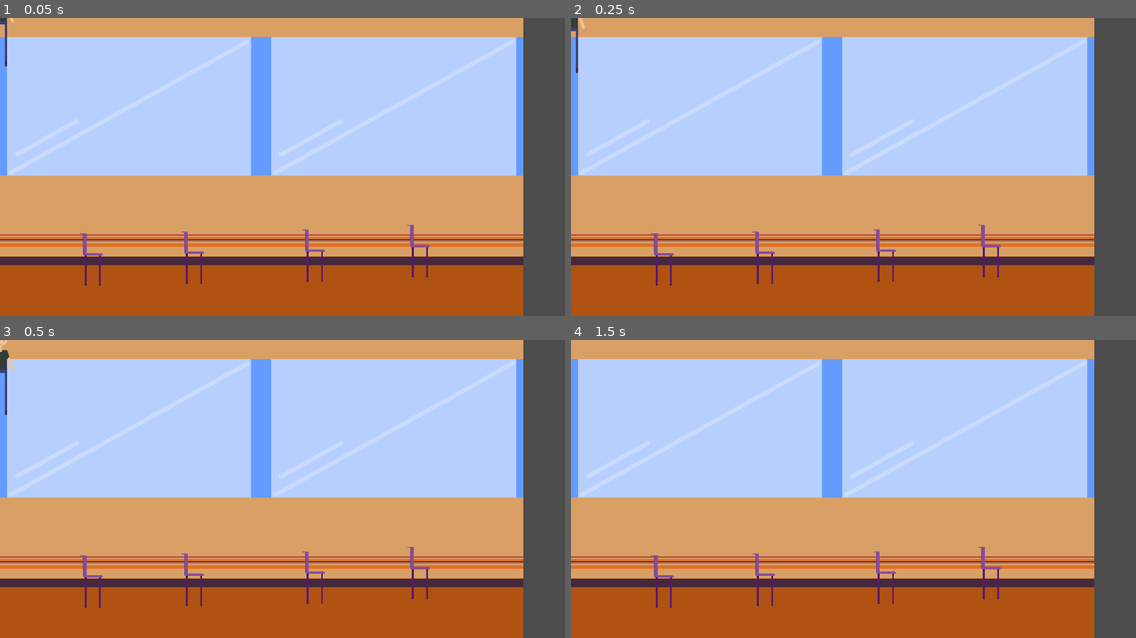
Above: before the commit, frames 1-4 (two rows, left to right).
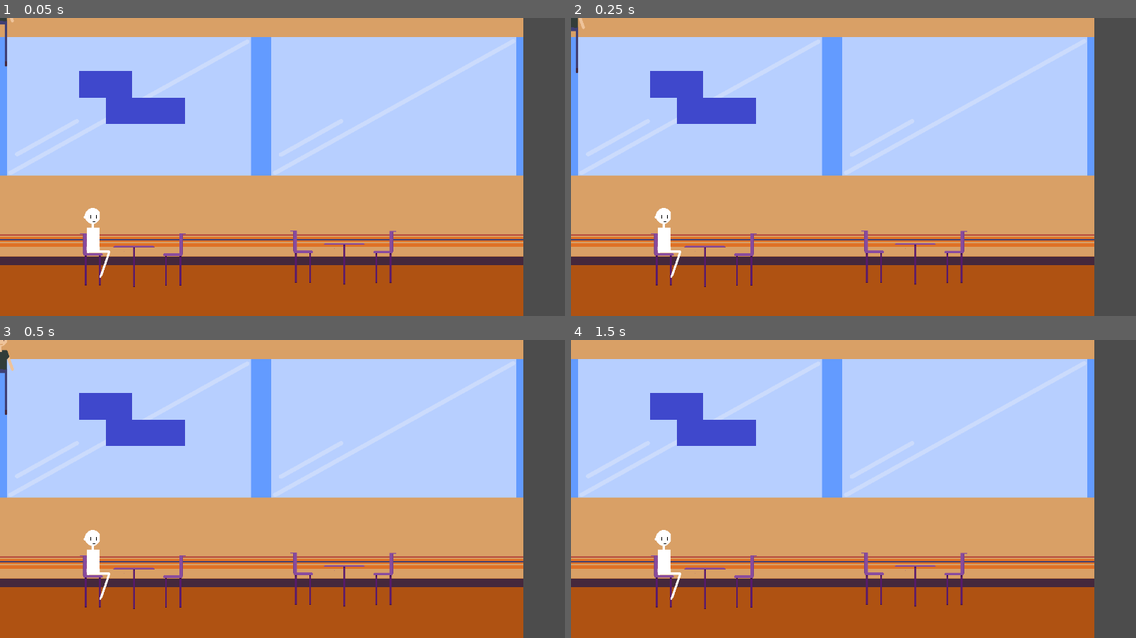
Above: after the commit, the same moments.

Repository: orangeorigins/gamejam_rpg
Game: Godot game, scene res://Scenes/DC.tscn
Same seed, same stepped clock (60 frames per second), same inputs: the game is played once before the commit and once after it.
Inputs:
- Up to frame 1 (0.05 s): no input
- Up to frame 2 (0.25 s): no input
- Up to frame 3 (0.5 s): no input
- Up to frame 4 (1.5 s): hold D (right) from 0.53 s (still down); tap W (up) at 0.6, 0.77, 1.07, 1.35 s; tap Enter at 1.25 s

The runs differ from the first frame. In frame 1, 3.5% of the frame differs, in the area x 14-77%, y 17-91%; in frame 2, 3.5%; in frame 3, 3.5%; in frame 4, 3.5%.

Commit message:
Refined player movement

Diff:
--- a/project/Scenes/Chair.tscn
+++ b/project/Scenes/Chair.tscn
@@ -12,4 +12,4 @@
 
 [node name="CollisionPolygon2D" type="CollisionPolygon2D" parent="StaticBody2D"]
 position = Vector2( -0.673569, -0.370056 )
-polygon = PoolVector2Array( -34.4369, -9.0768, -20.9147, -8.64752, -20.0561, 36.856, 18.1496, 36.856, 18.5789, 116.916, -35.5101, 115.414 )
+polygon = PoolVector2Array( -34.4369, -9.0768, -20.9147, -8.64752, -19.3264, 40.3701, 20.6736, 40.3701, 14.1508, 116.723, -24.9352, 117.187 )
--- /dev/null
+++ b/project/Scenes/DC Table.tscn
@@ -0,0 +1,15 @@
+[gd_scene load_steps=3 format=2]
+
+[ext_resource path="res://Art/DC Table..png" type="Texture" id=1]
+
+[sub_resource type="RectangleShape2D" id=1]
+extents = Vector2( 47.6319, 50 )
+
+[node name="DC Table" type="Sprite"]
+texture = ExtResource( 1 )
+
+[node name="StaticBody2D" type="StaticBody2D" parent="."]
+
+[node name="CollisionShape2D" type="CollisionShape2D" parent="StaticBody2D"]
+position = Vector2( 0, 67.0732 )
+shape = SubResource( 1 )
--- a/project/Scenes/DC.tscn
+++ b/project/Scenes/DC.tscn
@@ -1,9 +1,11 @@
-[gd_scene load_steps=5 format=2]
+[gd_scene load_steps=7 format=2]
 
 [ext_resource path="res://Art/Background_DC.png" type="Texture" id=1]
 [ext_resource path="res://Scenes/Player.tscn" type="PackedScene" id=2]
 [ext_resource path="res://tile_set.res" type="TileSet" id=3]
 [ext_resource path="res://Scenes/Chair.tscn" type="PackedScene" id=4]
+[ext_resource path="res://Scenes/DC Table.tscn" type="PackedScene" id=5]
+[ext_resource path="res://Art/NPC SITTING.png" type="Texture" id=6]
 
 [node name="DC" type="Node2D"]
 
@@ -19,7 +21,7 @@
 [node name="TileMap" type="TileMap" parent="."]
 tile_set = ExtResource( 3 )
 format = 1
-tile_data = PoolIntArray( 655360, 2, 0, 655361, 2, 0, 655362, 2, 0 …(268 unchanged characters)…
+tile_data = PoolIntArray( 131075, 0, 0, 131076, 0, 0, 196612, 0, 0, 196613, 0, 0, 196614, 0, 0, 655360, 2, 0, 655361, 2, 0, 655362, 2, 0 …(268 unchanged characters)…
 __meta__ = {
 "_edit_lock_": true
 }
@@ -28,10 +30,22 @@
 position = Vector2( 230, 529 )
 
 [node name="Chair2" parent="." instance=ExtResource( 4 )]
-position = Vector2( 767, 520 )
-
-[node name="Chair3" parent="." instance=ExtResource( 4 )]
-position = Vector2( 1021, 509 )
+position = Vector2( 738.374, 522.81 )
 
 [node name="Chair4" parent="." instance=ExtResource( 4 )]
-position = Vector2( 474.774, 525 )
+position = Vector2( 412.871, 529.643 )
+scale = Vector2( -1, 1 )
+
+[node name="Chair5" parent="." instance=ExtResource( 4 )]
+position = Vector2( 921.245, 523.452 )
+scale = Vector2( -1, 1 )
+
+[node name="DC Table" parent="." instance=ExtResource( 5 )]
+position = Vector2( 322.467, 533.194 )
+
+[node name="DC Table2" parent="." instance=ExtResource( 5 )]
+position = Vector2( 830.841, 527.004 )
+
+[node name="NPC SITTING" type="Sprite" parent="."]
+position = Vector2( 230.828, 528.28 )
+texture = ExtResource( 6 )
--- a/project/Scenes/Player.gd
+++ b/project/Scenes/Player.gd
@@ -18,17 +18,19 @@
 	else:
 		velocity.x = 0
 
+	#cancel upward momentum if hit ceiling
+	if velocity.y < 0 && is_on_ceiling():
+		velocity.y = 0
 
+	#keep downward momentum 0 if on floor
 	if velocity.y < 1 && !is_on_floor ():
 		velocity.y += 5
 	elif is_on_floor ():
 		velocity.y = 0
 
+	#jump
 	if Input.is_action_just_pressed("up"):
 		velocity.y = -500
 
-
 	move_and_slide(velocity, Vector2(0, -1))
-
-
 	pass
--- a/project/Scenes/Player.tscn
+++ b/project/Scenes/Player.tscn
@@ -4,7 +4,7 @@
 [ext_resource path="res://Art/FRESHMAIN_Template.png" type="Texture" id=2]
 
 [sub_resource type="RectangleShape2D" id=1]
-extents = Vector2( 33.8737, 104.446 )
+extents = Vector2( 18.3529, 104.446 )
 
 [node name="Player" type="KinematicBody2D"]
 script = ExtResource( 1 )
@@ -15,3 +15,6 @@
 
 [node name="FRESHMAIN_Template" type="Sprite" parent="."]
 texture = ExtResource( 2 )
+
+[node name="CollisionPolygon2D" type="CollisionPolygon2D" parent="."]
+polygon = PoolVector2Array( -40, 10, 40, 10, 0, -40 )
Not shown, added: project/Art/DC Table..png.import
Not shown, added: project/Art/NPC SITTING.png.import
